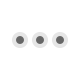
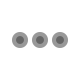
Comparing the layer stacks of the two (80, 80) images. Changes:
painted on "Objet dynamique vectoriel" over (12, 32, 68, 48)
